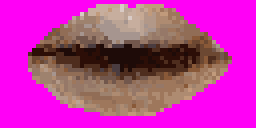
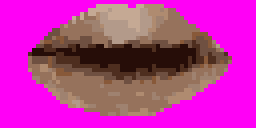
Before/after of a 256 x 128 layered artwork. What changed in the layer stack:
added layer "Layer 10" above "Layer 3" over [28, 4, 232, 116]
removed layer "20" over [28, 4, 232, 116]
added layer "Layer 9" above "Layer 8" over [28, 4, 232, 116]
